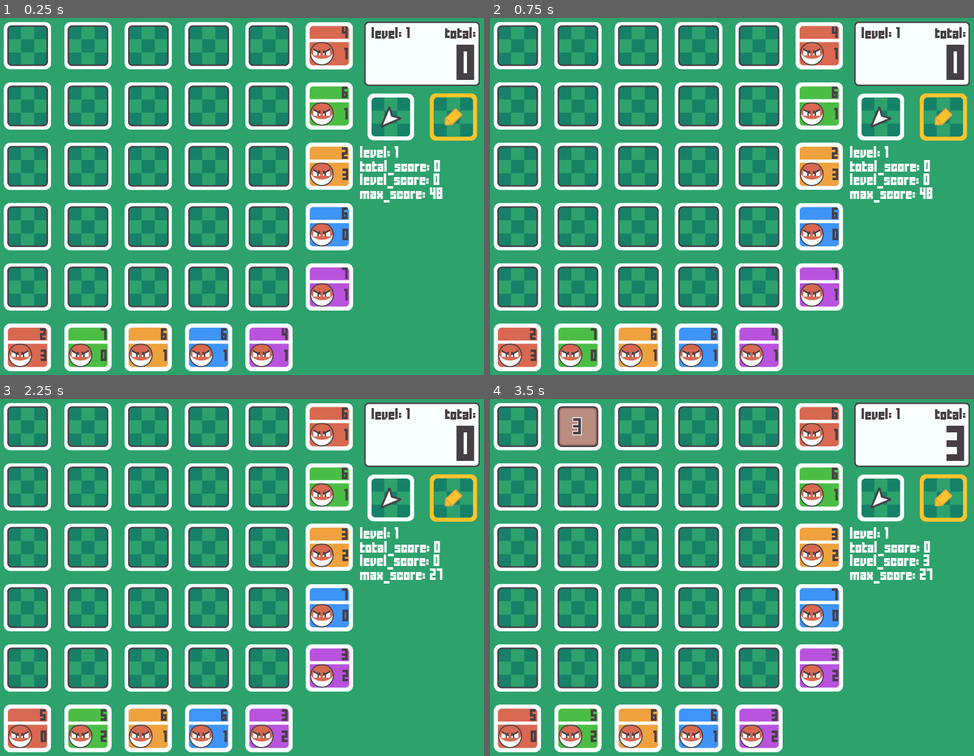
Above: before the commit, frames 1-4 (two rows, left to right).
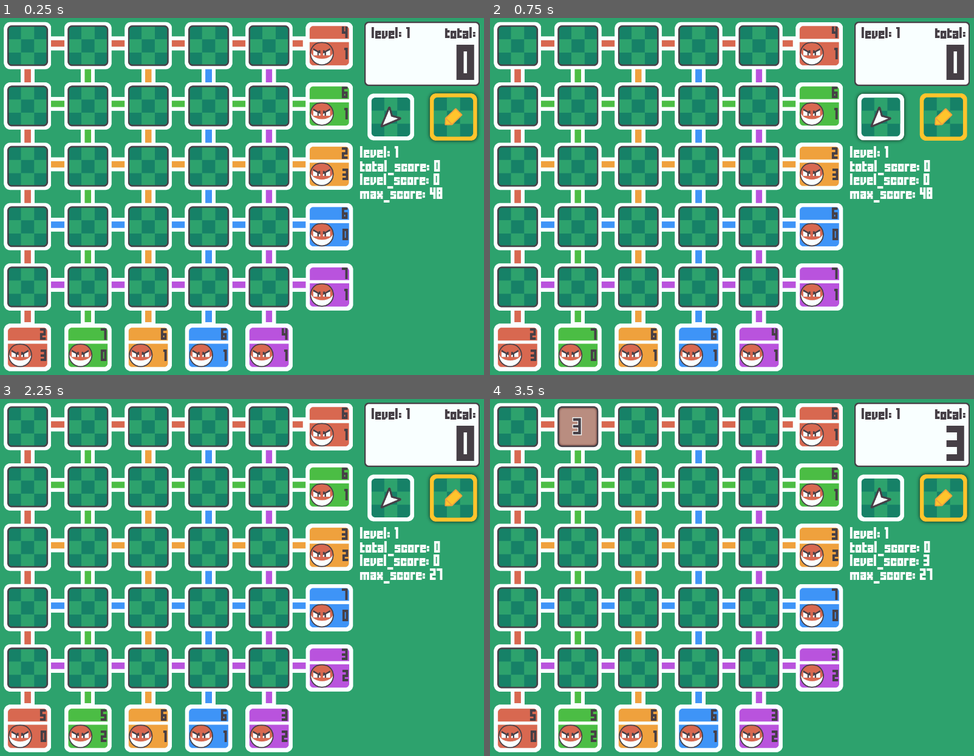
Above: after the commit, the same moments.

Repository: sophearahsp/Voltorb-Flip-Web-Version-2
Game: Godot game, scene res://scenes/main.tscn
The game is run twice, just before and just after one commit, with the same random seed, the same clock (stepped at 60 frames per second) and the same inputs.
Inputs (mouse positions are in pixels of both pictures, inside the frame that each line leads up to):
- Up to frame 1 (0.25 s): no input
- Up to frame 2 (0.75 s): click (882, 117) at 0.5 s
- Up to frame 3 (2.25 s): click (454, 498) at 1.25 s; click (29, 427) at 2 s
- Up to frame 4 (3.5 s): click (577, 427) at 2.75 s

The runs differ from the first frame. In frame 1, 5.8% of the frame differs, in the area x 4-99%, y 5-86%; in frame 2, 5.8%; in frame 3, 5.8%; in frame 4, 5.8%.

Commit message:
custom cursor, button press to change modes

Diff:
--- a/scenes/background.tscn
+++ b/scenes/background.tscn
@@ -1,11 +1,131 @@
-[gd_scene load_steps=2 format=2]
+[gd_scene load_steps=12 format=2]
 
 [ext_resource path="res://assets/1x/GameBackgroundx1.png" type="Texture" id=1]
+[ext_resource path="res://assets/1x/BTubeHx1.png" type="Texture" id=3]
+[ext_resource path="res://assets/1x/OTubeHx1.png" type="Texture" id=4]
+[ext_resource path="res://assets/1x/PTubeVx1.png" type="Texture" id=5]
+[ext_resource path="res://assets/1x/GTubeVx1.png" type="Texture" id=6]
+[ext_resource path="res://assets/1x/VTubeVx1.png" type="Texture" id=7]
+[ext_resource path="res://assets/1x/GTubeHx1.png" type="Texture" id=8]
+[ext_resource path="res://assets/1x/PTubeHx1.png" type="Texture" id=9]
+[ext_resource path="res://assets/1x/RTubeHx1.png" type="Texture" id=10]
+[ext_resource path="res://assets/1x/RTubeVx1.png" type="Texture" id=11]
+[ext_resource path="res://assets/1x/OTubeVx1.png" type="Texture" id=12]
 
 [node name="Background" type="TextureRect"]
-margin_right = 40.0
-margin_bottom = 40.0
+margin_right = 1280.0
+margin_bottom = 960.0
 texture = ExtResource( 1 )
 __meta__ = {
 "_edit_use_anchors_": false
 }
+
+[node name="BlueRow" type="TextureRect" parent="."]
+margin_left = 120.0
+margin_top = 535.0
+margin_right = 821.0
+margin_bottom = 575.0
+rect_pivot_offset = Vector2( 248, -72 )
+texture = ExtResource( 3 )
+__meta__ = {
+"_edit_use_anchors_": false
+}
+
+[node name="GreenRow" type="TextureRect" parent="."]
+margin_left = 120.0
+margin_top = 217.0
+margin_right = 821.0
+margin_bottom = 257.0
+rect_pivot_offset = Vector2( 248, -72 )
+texture = ExtResource( 8 )
+__meta__ = {
+"_edit_use_anchors_": false
+}
+
+[node name="RedRow" type="TextureRect" parent="."]
+margin_left = 112.0
+margin_top = 58.0
+margin_right = 813.0
+margin_bottom = 98.0
+rect_pivot_offset = Vector2( 248, -72 )
+texture = ExtResource( 10 )
+__meta__ = {
+"_edit_use_anchors_": false
+}
+
+[node name="PurpleRow" type="TextureRect" parent="."]
+margin_left = 120.0
+margin_top = 694.0
+margin_right = 821.0
+margin_bottom = 734.0
+rect_pivot_offset = Vector2( 248, -72 )
+texture = ExtResource( 9 )
+__meta__ = {
+"_edit_use_anchors_": false
+}
+
+[node name="RedCol" type="TextureRect" parent="."]
+margin_left = 58.5
+margin_top = 120.0
+margin_right = 96.5
+margin_bottom = 821.0
+rect_pivot_offset = Vector2( 248, -72 )
+texture = ExtResource( 11 )
+__meta__ = {
+"_edit_use_anchors_": false
+}
+
+[node name="OrangeCol" type="TextureRect" parent="."]
+margin_left = 376.5
+margin_top = 120.0
+margin_right = 414.5
+margin_bottom = 821.0
+rect_pivot_offset = Vector2( 144, 632 )
+texture = ExtResource( 12 )
+__meta__ = {
+"_edit_use_anchors_": false
+}
+
+[node name="PurpleCol" type="TextureRect" parent="."]
+margin_left = 694.5
+margin_top = 120.0
+margin_right = 732.5
+margin_bottom = 821.0
+rect_pivot_offset = Vector2( 144, 632 )
+texture = ExtResource( 5 )
+__meta__ = {
+"_edit_use_anchors_": false
+}
+
+[node name="GreenCol" type="TextureRect" parent="."]
+margin_left = 217.5
+margin_top = 120.0
+margin_right = 255.5
+margin_bottom = 821.0
+rect_pivot_offset = Vector2( 144, 632 )
+texture = ExtResource( 6 )
+__meta__ = {
+"_edit_use_anchors_": false
+}
+
+[node name="BlueCol" type="TextureRect" parent="."]
+margin_left = 535.5
+margin_top = 120.0
+margin_right = 573.5
+margin_bottom = 821.0
+rect_pivot_offset = Vector2( 144, 632 )
+texture = ExtResource( 7 )
+__meta__ = {
+"_edit_use_anchors_": false
+}
+
+[node name="OrangeRow" type="TextureRect" parent="."]
+margin_left = 120.0
+margin_top = 376.0
+margin_right = 821.0
+margin_bottom = 416.0
+rect_pivot_offset = Vector2( 248, -72 )
+texture = ExtResource( 4 )
+__meta__ = {
+"_edit_use_anchors_": false
+}
--- a/scenes/main.tscn
+++ b/scenes/main.tscn
@@ -1,10 +1,12 @@
-[gd_scene load_steps=8 format=2]
+[gd_scene load_steps=10 format=2]
 
 [ext_resource path="res://scenes/background.tscn" type="PackedScene" id=1]
+[ext_resource path="res://assets/1x/SelectButtonActivex1.png" type="Texture" id=2]
 [ext_resource path="res://assets/1x/SelectButtonInactivex1.png" type="Texture" id=3]
 [ext_resource path="res://assets/1x/MarkButtonInactivex1.png" type="Texture" id=4]
 [ext_resource path="res://scenes/scoreboard.tscn" type="PackedScene" id=5]
 [ext_resource path="res://scripts/main.gd" type="Script" id=6]
+[ext_resource path="res://assets/1x/MarkTilex1.png" type="Texture" id=7]
 
 [sub_resource type="DynamicFontData" id=1]
 font_path = "res://assets/fonts/FFFFORWA.TTF"
@@ -22,8 +24,6 @@
 }
 
 [node name="Background" parent="." instance=ExtResource( 1 )]
-margin_right = 1280.0
-margin_bottom = 960.0
 
 [node name="HBoxContainer" type="HBoxContainer" parent="."]
 margin_right = 40.0
@@ -61,7 +61,10 @@
 margin_right = 161.0
 margin_bottom = 155.0
 size_flags_horizontal = 3
-texture_normal = ExtResource( 3 )
+toggle_mode = true
+pressed = true
+texture_normal = ExtResource( 2 )
+texture_pressed = ExtResource( 3 )
 expand = true
 stretch_mode = 3
 
@@ -70,7 +73,9 @@
 margin_right = 326.0
 margin_bottom = 155.0
 size_flags_horizontal = 3
-texture_normal = ExtResource( 4 )
+toggle_mode = true
+texture_normal = ExtResource( 7 )
+texture_pressed = ExtResource( 4 )
 expand = true
 stretch_mode = 3
 
@@ -83,3 +88,5 @@
 total score
 level score
 max score"
+[connection signal="toggled" from="HBoxContainer/MarginContainer/PlayerControls/ButtonBar/SelectButton" to="." method="_on_SelectButton_toggled"]
+[connection signal="toggled" from="HBoxContainer/MarginContainer/PlayerControls/ButtonBar/MarkButton" to="." method="_on_MarkButton_toggled"]
--- a/scripts/main.gd
+++ b/scripts/main.gd
@@ -2,22 +2,29 @@
 
 signal level_cleared
 
+# resources
 const Util = preload("res://scripts/util.gd")
-
 var GameBoard = preload("res://scenes/game_board.tscn")
+const select_cursor = preload("res://assets/1x/SelectCursorx1.png")
+const mark_cursor = preload("res://assets/1x/MarkCursorx1.png")
 
 ### PRIVATE VARIABLES
 # shortcuts
 onready var _scoreboard = get_node("HBoxContainer/MarginContainer/PlayerControls/Scoreboard")
+onready var mark_button = get_node("HBoxContainer/MarginContainer/PlayerControls/ButtonBar/MarkButton")
+onready var select_button = get_node("HBoxContainer/MarginContainer/PlayerControls/ButtonBar/SelectButton")
 
 # script variables
 var _board
+var _is_select_mode = true
 
+### FUNCTIONS
 func _ready():
 	randomize()
 	# connect signals
 	_scoreboard.connect("level_ended",self,"_on_level_ended")
-
+	# change to custom cursor
+	_change_cursor(select_cursor)
 	# start game
 	_play_level(1)
 
@@ -81,3 +88,23 @@
 		if t is TextureButton:
 			tiles.append(t)
 	return tiles
+
+# Event handler
+
+func _on_MarkButton_toggled(button_pressed):
+	if button_pressed == true:
+		select_button.pressed = false
+		_change_cursor(mark_cursor)
+	else:
+		select_button.pressed = true
+
+func _on_SelectButton_toggled(button_pressed):
+	if button_pressed == true:
+		mark_button.pressed = false
+		_change_cursor(select_cursor)
+	else:
+		mark_button.pressed = true
+
+func _change_cursor(cursor_texture):
+	print("curse u!!")
+	Input.set_custom_mouse_cursor(cursor_texture)
Binary file added: assets/1x/MarkCursorx1.png
Not shown, added: assets/1x/MarkCursorx1.png.import
Binary file added: assets/1x/SelectCursorx1.png
Not shown, added: assets/1x/SelectCursorx1.png.import
Not shown, added: docs/favicon.png.import
Not shown, added: docs/index.png.import
Not shown, changed: docs/index.pck
Not shown, changed: export/vflip.pck
